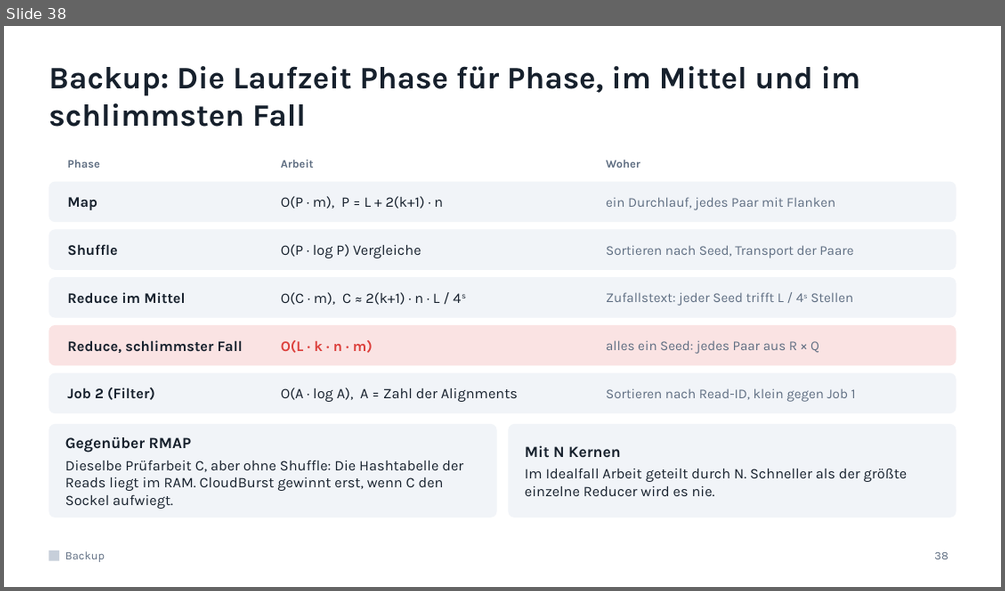
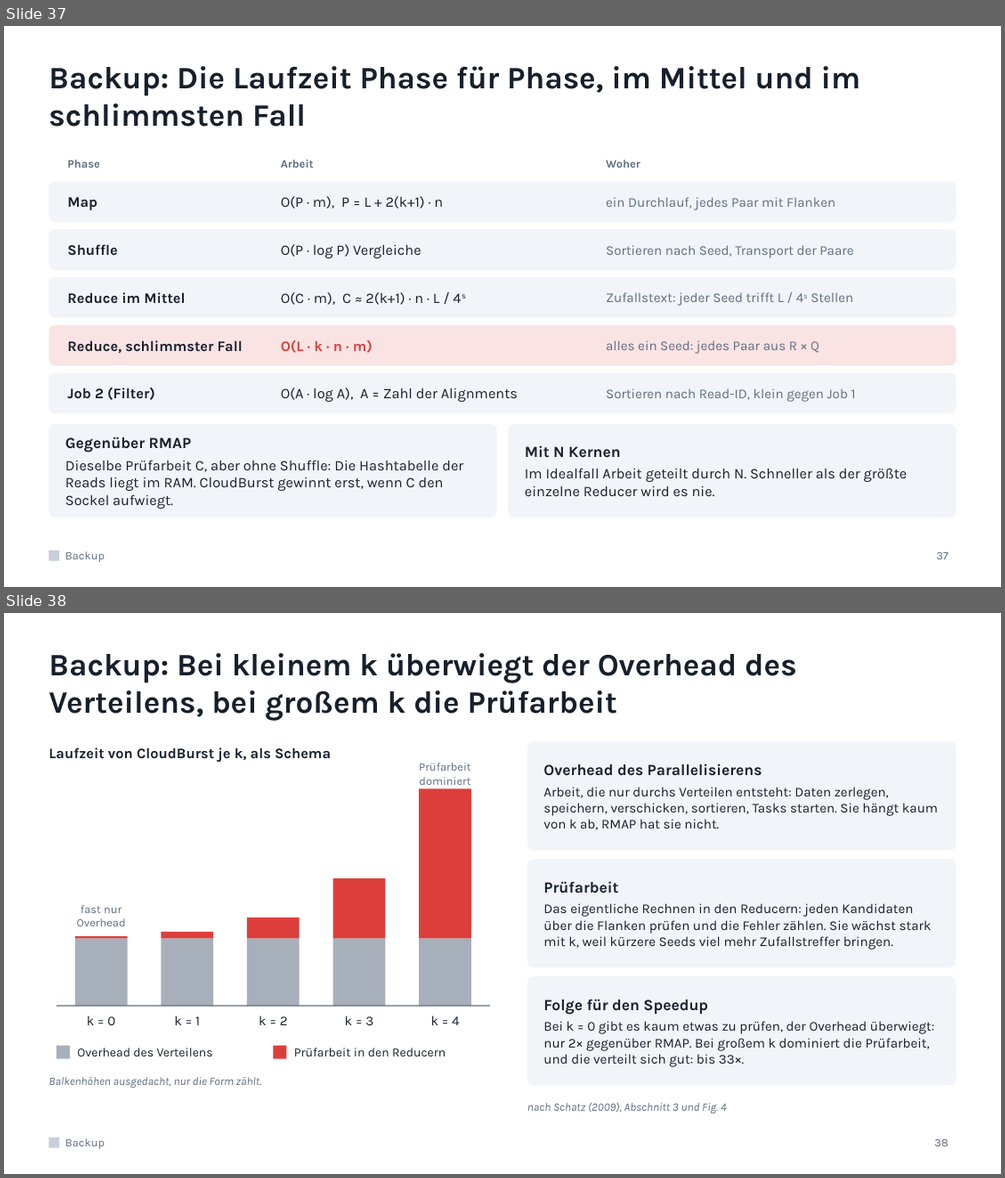
Before and after one commit to mawehl/BigData, a slide deck: CloudBurst_Vortrag.pptx. Shown one above the other, each under a label of ours: slide 38 before the commit, slides 37 and 38 after it. The pictures are 1005x591 and 1005x1178 pixels, drawn with LibreOffice and Linux fonts; fonts in the diff are those of the drawing. Boxes give left, top, right and bottom in pixels: in the first picture for what was removed or moved away, otherwise in the second. Text is boxed around its words. In the diff, an @@ line names an element or a change of style, - is before the commit and + after.

```diff
--- a/CloudBurst_Vortrag.pptx
+++ b/CloudBurst_Vortrag.pptx
@@ slide 38 added at <box>4,613,1001,1174</box>, background #FFFFFF; not listed: 2 template elements that a slide beside it also shows @@
@@ title added at <box>48,653,796,721</box>, 30 pt, text #16202C, bold @@
+Backup: Bei kleinem k überwiegt der Overhead des Verteilens, bei großem k die Prüfarbeit
@@ rounded rectangle added at <box>527,742,956,850</box>, fill #F1F4F8 @@
@@ text added at <box>48,747,331,762</box>, 14 pt, text #16202C, bold @@
+Laufzeit von CloudBurst je k, als Schema
@@ text added at <box>419,763,470,785</box>, 11 pt, text #5F6E82 @@
+Prüfarbeit
+dominiert
@@ text added at <box>543,763,938,830</box>, 13 pt, text #16202C @@
+Overhead des Parallelisierens
+Arbeit, die nur durchs Verteilen entsteht: Daten zerlegen, speichern, verschicken, sortieren, Tasks starten. Sie hängt kaum von k ab, RMAP hat sie nicht.
@@ rectangle added at <box>419,788,471,938</box>, fill #DC3F3B @@
@@ rectangle added at <box>333,878,386,938</box>, fill #DC3F3B @@
@@ rounded rectangle added at <box>527,859,956,967</box>, fill #F1F4F8 @@
@@ text added at <box>77,905,126,926</box>, 11 pt, text #5F6E82 @@
+fast nur
+Overhead
@@ text added at <box>543,881,931,949</box>, 13 pt, text #16202C @@
+Prüfarbeit
+Das eigentliche Rechnen in den Reducern: jeden Kandidaten über die Flanken prüfen und die Fehler zählen. Sie wächst stark mit k, weil kürzere Seeds viel mehr Zufallstreffer bringen.
@@ rectangle added at <box>161,932,213,938</box>, fill #DC3F3B @@
@@ rectangle added at <box>247,917,299,938</box>, fill #DC3F3B @@
@@ rectangle added at <box>75,938,128,1005</box>, fill #5F6E82 at 55% opacity @@
@@ rectangle added at <box>75,936,128,938</box>, fill #DC3F3B @@
@@ rectangle added at <box>161,938,213,1005</box>, fill #5F6E82 at 55% opacity @@
@@ rectangle added at <box>247,938,299,1005</box>, fill #5F6E82 at 55% opacity @@
@@ rectangle added at <box>333,938,386,1005</box>, fill #5F6E82 at 55% opacity @@
@@ rectangle added at <box>419,938,471,1005</box>, fill #5F6E82 at 55% opacity @@
@@ rounded rectangle added at <box>527,976,956,1085</box>, fill #F1F4F8 @@
@@ line added from (57, 1005) to (490, 1005), #5F6E82 1 pt @@
@@ text added at <box>543,998,934,1067</box>, 13 pt, text #16202C @@
+Folge für den Speedup
+Bei k = 0 gibt es kaum etwas zu prüfen, der Overhead überwiegt: nur 2× gegenüber RMAP. Bei großem k dominiert die Prüfarbeit, und die verteilt sich gut: bis 33×.
@@ text added at <box>87,1015,115,1025</box>, 13 pt, text #16202C @@
+k = 0
@@ text added at <box>174,1015,200,1025</box>, 13 pt, text #16202C @@
+k = 1
@@ text added at <box>259,1015,288,1025</box>, 13 pt, text #16202C @@
+k = 2
@@ text added at <box>345,1015,373,1025</box>, 13 pt, text #16202C @@
+k = 3
@@ text added at <box>431,1015,459,1025</box>, 13 pt, text #16202C @@
+k = 4
@@ rectangle added at <box>57,1046,70,1059</box>, fill #5F6E82 at 55% opacity @@
@@ text added at <box>77,1047,213,1056</box>, 12 pt, text #16202C @@
+Overhead des Verteilens
@@ rectangle added at <box>273,1046,287,1059</box>, fill #DC3F3B @@
@@ text added at <box>294,1047,445,1056</box>, 12 pt, text #16202C @@
+Prüfarbeit in den Reducern
@@ text added at <box>48,1077,262,1087</box>, 11 pt, text #5F6E82, italic @@
+Balkenhöhen ausgedacht, nur die Form zählt.
@@ text added at <box>527,1103,726,1113</box>, 11 pt, text #5F6E82, italic @@
+nach Schatz (2009), Abschnitt 3 und Fig. 4
@@ page number added at <box>934,1139,947,1146</box>, 11 pt, text #5F6E82 @@
+38
@@ what was slide 38 is now slide 37 @@
@@ page number at <box>936,552,948,559</box>: text changed @@
-38
+37
```
Also in this commit, not shown: 1 slide changed, 1 slide removed, 1 other file.
